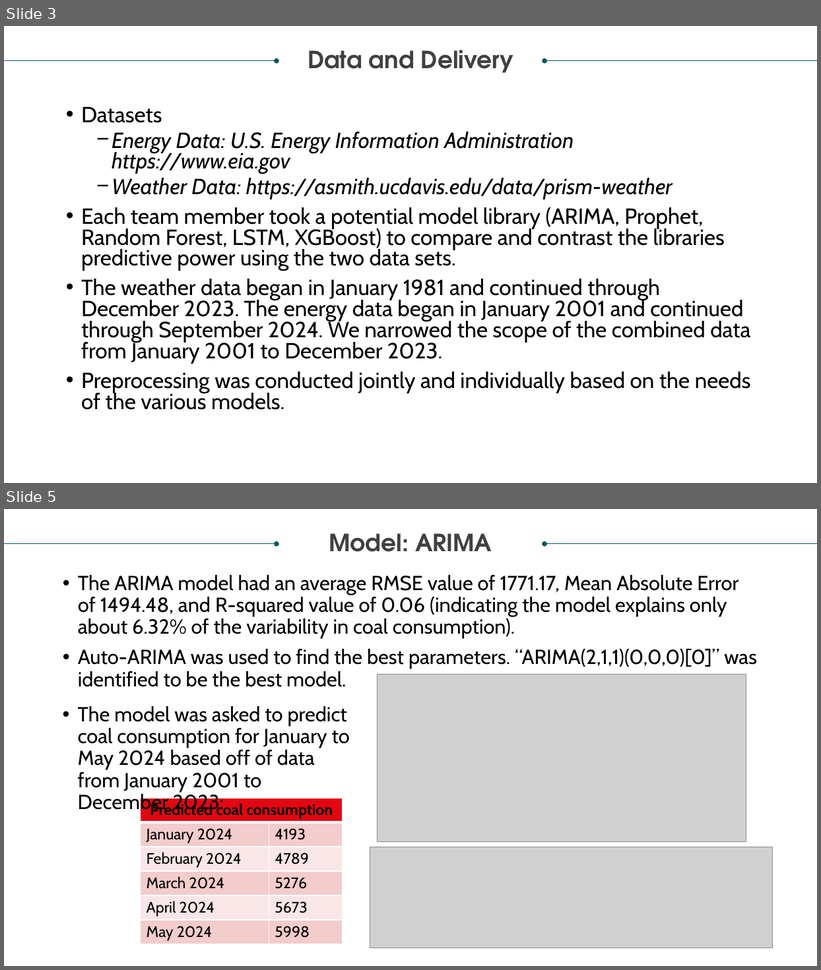
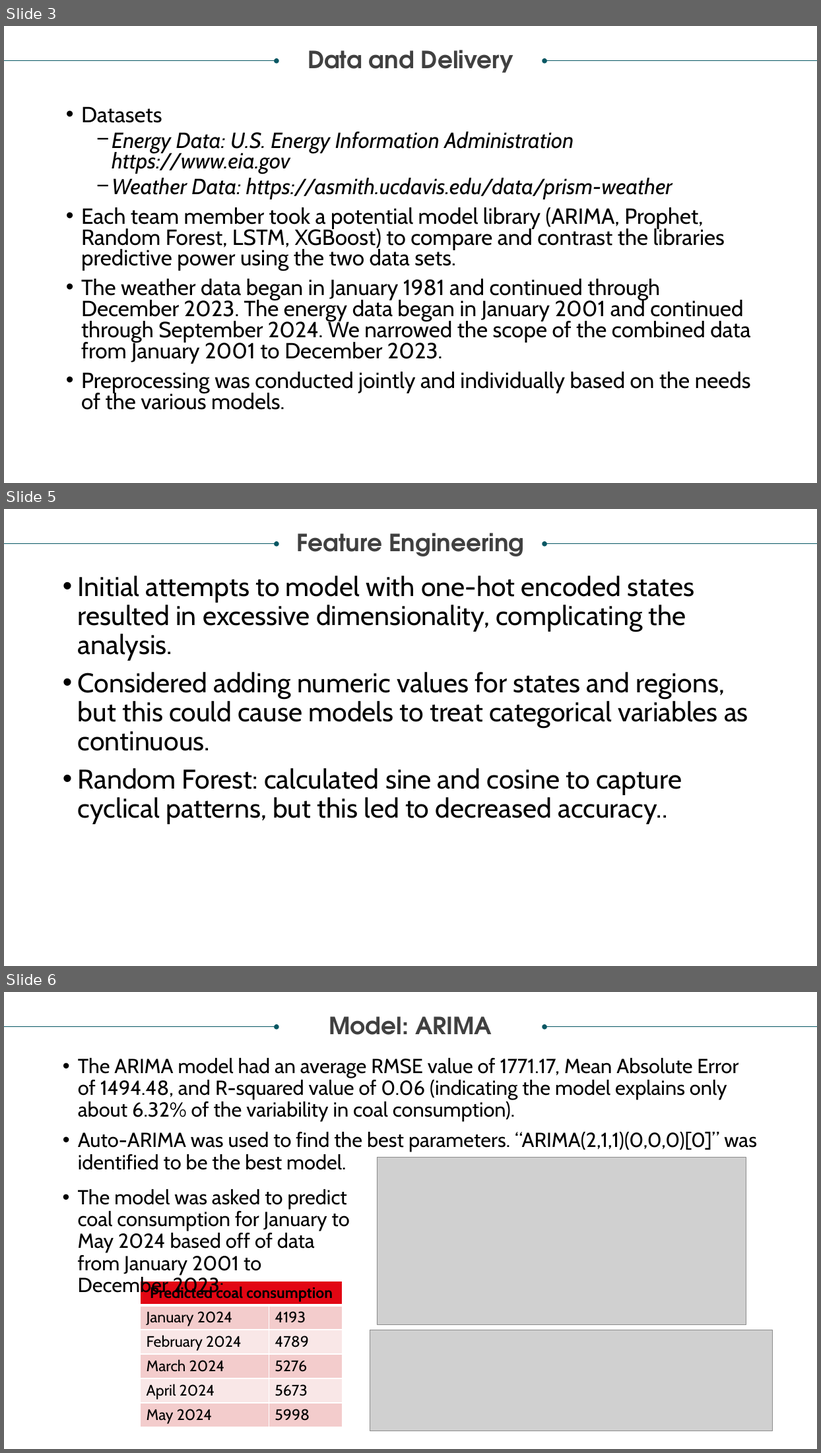
Before and after one commit to jcbritton/Weather_vs_Energy_Consumption, a slide deck: Project 4 Presentation.pptx. Shown one above the other, each under a label of ours: slides 3 and 5 before the commit, slides 3, 5 and 6 after it; the slides between them are not shown. The pictures are 821x970 and 821x1453 pixels, drawn with LibreOffice and Linux fonts; fonts in the diff are those of the drawing; grey boxes stand for pictures. Boxes give left, top, right and bottom in pixels: in the first picture for what was removed or moved away, otherwise in the second. Text is boxed around its words. In the diff, an @@ line names an element or a change of style, - is before the commit and + after.

Commit message:
updated slides with LSTM model info

```diff
--- a/Project 4 Presentation.pptx
+++ b/Project 4 Presentation.pptx
@@ slide 5 added at <box>4,509,817,966</box>, background #FFFFFF @@
@@ arrow added from (4, 544) to (277, 544), #085764 0.5 pt @@
@@ text added at <box>297,533,524,557</box>, 28 pt, text #404040, bold @@
+Feature Engineering
@@ arrow added from (817, 544) to (545, 544), #085764 0.5 pt @@
@@ text added at <box>78,576,748,824</box>, 32 pt, text #000000 @@
+• Initial attempts to model with one-hot encoded states resulted in excessive dimensionality, complicating the analysis.
+• Considered adding numeric values for states and regions, but this could cause models to treat categorical variables as continuous.
+• Random Forest: calculated sine and cosine to capture cyclical patterns, but this led to decreased accuracy..
@@ what was slide 5 is now slide 6 @@
```
Also in this commit, not shown: 3 slides changed, 3 other slides added.
